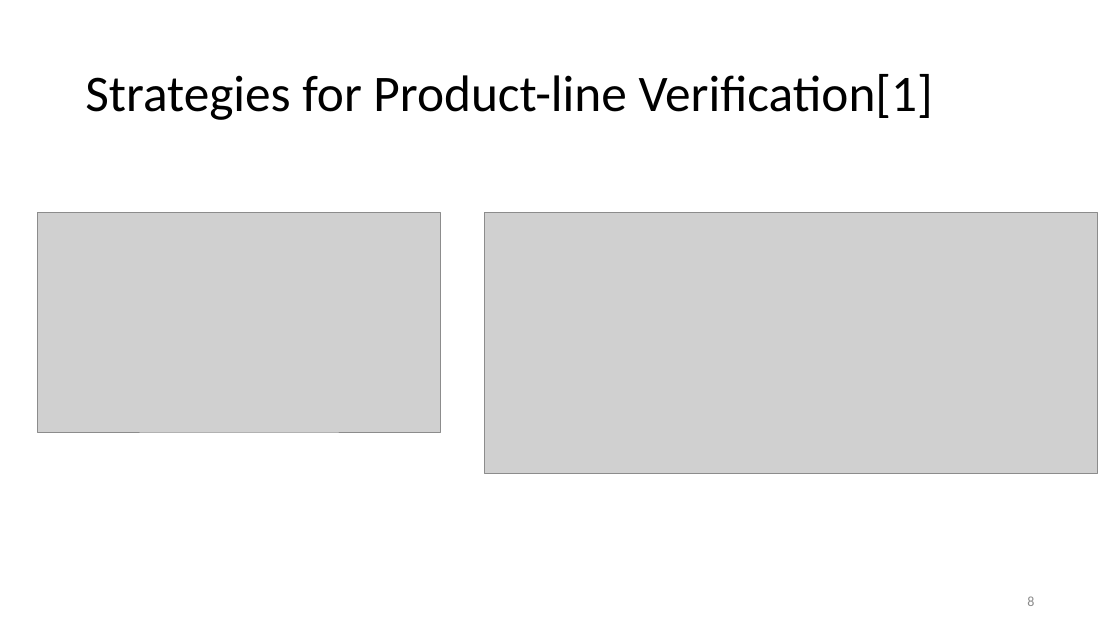
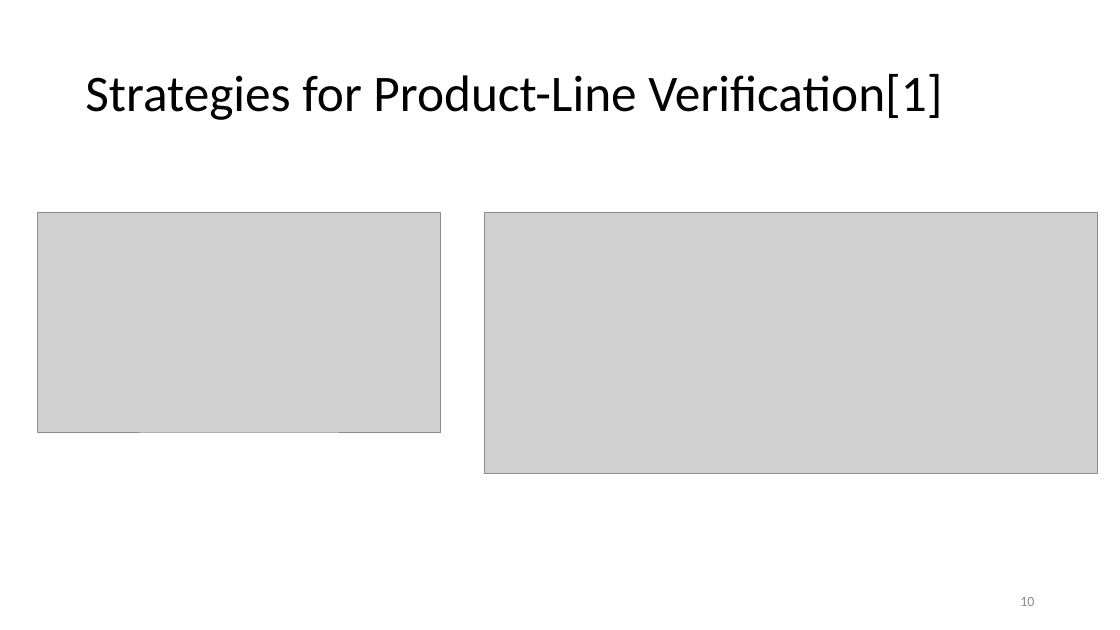
Before and after one commit to ramyshahin/ProductLineAnalysis, a slide deck: slide 10 of doc/quals/quals.pptx (slide 8 before the commit). Drawn at 1120x630 pixels with LibreOffice and Linux fonts; fonts in the diff are those of the drawing; grey boxes stand for pictures. Boxes give left, top, right and bottom in pixels: in the first picture for what was removed or moved away, otherwise in the second. Text is boxed around its words. In the diff, an @@ line names an element or a change of style, - is before the commit and + after.

```diff
--- a/doc/quals/quals.pptx
+++ b/doc/quals/quals.pptx
@@ title at (85,74,942,120): text changed @@
-Strategies for Product-line Verification[1]
+Strategies for Product-Line Verification[1]
@@ page number at (1020,597,1034,606): text changed @@
-8
+10
```
Also in this commit, not shown: 8 other slides changed, 11 slides added.
